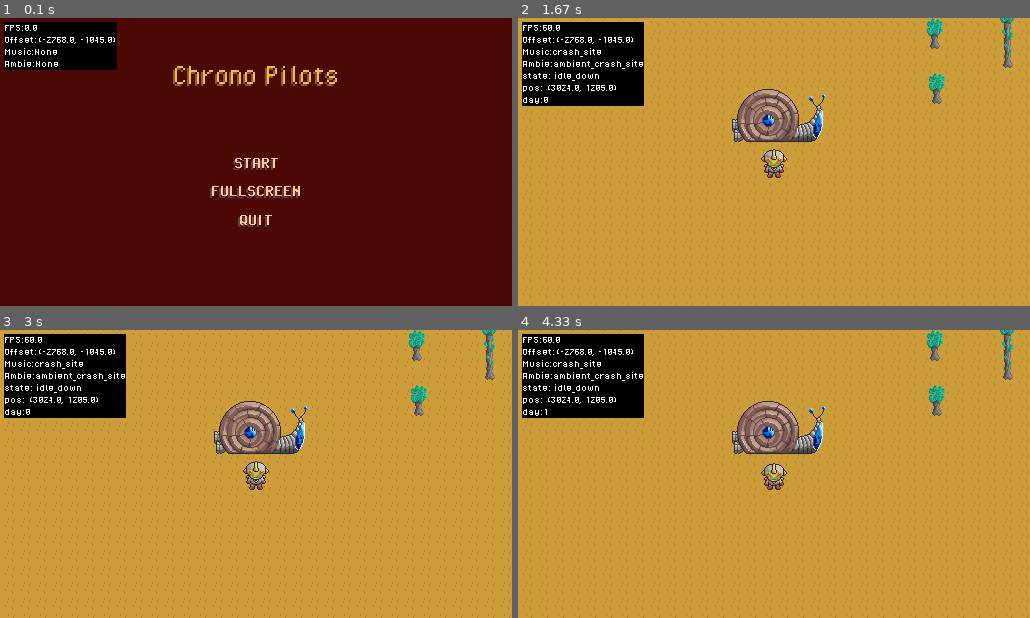
Above: before the commit, frames 1-4 (two rows, left to right).
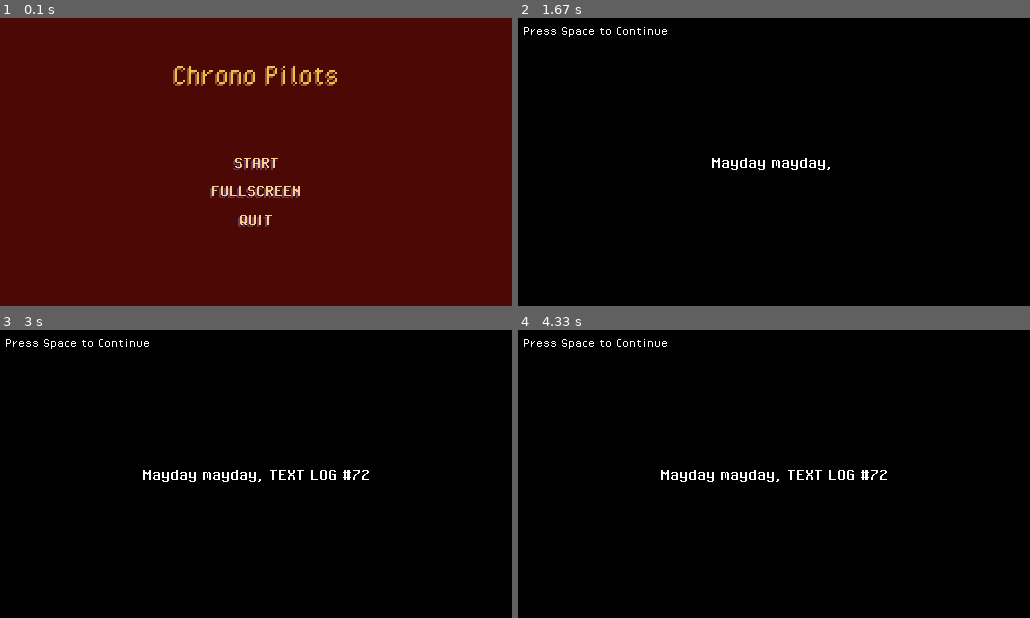
Above: after the commit, the same moments.

Repository: VantaTree/ChronoPilots
Game: pygame game, started from main.py
Same seed, same stepped clock (60 frames per second), same inputs: the game is played once before the commit and once after it.
Inputs (mouse positions are in pixels of both pictures, inside the frame that each line leads up to):
- Up to frame 1 (0.1 s): no input
- Up to frame 2 (1.67 s): click "START" at 0.38 s; hold Esc 0.67-1.13 s; move the mouse to (763, 196) at 0.7 s
- Up to frame 3 (3 s): no input
- Up to frame 4 (4.33 s): no input

The runs differ from the first frame. In frame 1, 3.7% of the frame differs, in the area x 0-23%, y 1-19%; in frame 2, 94%, in the area x 0-100%, y 0-100%; in frame 3, 94%; in frame 4, 94%.

Commit message:
removed debug stuff

Diff:
--- a/main.py
+++ b/main.py
@@ -46,8 +46,8 @@
         self.master = Master()
         SoundSet(self.master)
         self.master.app = self
-        self.debug = Debug(self.screen, font=self.master.font_d, offset=4)
-        self.master.debug = self.debug
+        # self.debug = Debug(self.screen, font=self.master.font_d, offset=4)
+        # self.master.debug = self.debug
         self.game = Game(self.master)
         self.main_menu = MainMenu(self.master)
         self.cutscene = FiFo(self.master, "intro")
@@ -62,10 +62,10 @@
 
             self.master.dt = self.clock.tick(FPS) / 16.667
             if self.master.dt > 10: self.master.dt = 10
-            self.debug("FPS:", round(self.clock.get_fps(), 2))
-            self.debug("Offset:", (round(self.master.offset.x, 2), round(self.master.offset.y, 2)))
-            self.debug("Music:", self.master.music.current_track)
-            self.debug("Ambie:", self.master.ambience.current_track)
+            # self.debug("FPS:", round(self.clock.get_fps(), 2))
+            # self.debug("Offset:", (round(self.master.offset.x, 2), round(self.master.offset.y, 2)))
+            # self.debug("Music:", self.master.music.current_track)
+            # self.debug("Ambie:", self.master.ambience.current_track)
 
             for event in pygame.event.get((pygame.QUIT)):
 
@@ -78,7 +78,7 @@
             self.master.music.run()
             self.master.ambience.run()
             self.run_states()
-            self.debug.draw()
+            # self.debug.draw()
 
     def run_states(self):
 
--- a/modules/cutscene.py
+++ b/modules/cutscene.py
@@ -103,9 +103,9 @@
                         self.halt = False
                         self.full_text_shown = False
                         self.letter_index = 0
-                if event.key == pygame.K_ESCAPE:
-                    self.skip = True
-                    return
+                # if event.key == pygame.K_ESCAPE:
+                #     self.skip = True
+                #     return
 
     def draw(self):
 
@@ -152,7 +152,7 @@
     def run(self):
 
         self.check_events()
-        if self.skip: return True
+        # if self.skip: return True
         result = self.update()
         self.draw()
         if result:
--- a/modules/interactions.py
+++ b/modules/interactions.py
@@ -98,7 +98,7 @@
     def draw(self):
 
         if self.in_multi_choice:
-            self.master.debug("mc:", (self.multi_c_index, self.the_text[self.key][self.page_index]))
+            # self.master.debug("mc:", (self.multi_c_index, self.the_text[self.key][self.page_index]))
 
             for i, choice in enumerate(self.the_text[self.key][self.page_index][::-1]):
                 text_surf = self.master.font_1.render(choice, False, (255, 255, 255))
--- a/modules/level.py
+++ b/modules/level.py
@@ -193,7 +193,7 @@
 
             self.maroon_overlay.set_alpha(self.current_time_alpha)
             self.screen.blit(self.maroon_overlay, (0, 0))
-            self.master.debug("day:", self.current_time_alpha)
+            # self.master.debug("day:", self.current_time_alpha)
 
         if self.player.inventory_open:
             self.player.draw_inventory()
--- a/modules/player.py
+++ b/modules/player.py
@@ -58,7 +58,6 @@
         self.input_direc = pygame.Vector2()
         self.max_speed = 1.8
         self.inventory_speed = 0.5
-        self.max_speed = 5
         self.acceleration = 0.3
         self.deceleration = 0.3
         self.facing_direc = pygame.Vector2(0, 1)
@@ -113,7 +112,7 @@
             state.append("_side")
 
         state = "".join(state)
-        self.master.debug("state: ", state)
+        # self.master.debug("state: ", state)
 
         try:
             image = self.animations[state][int(self.anim_index)]
@@ -191,11 +190,11 @@
         if self.in_control and not self.inventory_open:
             for event in pygame.event.get((pygame.KEYUP, pygame.KEYDOWN)):
                 if event.type == pygame.KEYDOWN:
-                    if event.key == pygame.K_h:
-                        self.get_hurt(1)
+                    # if event.key == pygame.K_h:
+                    #     self.get_hurt(1)
                     if event.key == pygame.K_ESCAPE:
                         self.master.game.pause_game()
-                    if event.key in pygame.K_e:
+                    if event.key == pygame.K_e:
                         self.master.interaction_manager.pressed_interact()
                     if event.key == pygame.K_SPACE and self.in_control and self.can_attack:
                         self.attacking = True
@@ -322,4 +321,4 @@
         self.move()
         self.update_image()
 
-        self.master.debug("pos: ", (round(self.hitbox.centerx, 2), round(self.hitbox.bottom, 2)))
+        # self.master.debug("pos: ", (round(self.hitbox.centerx, 2), round(self.hitbox.bottom, 2)))
